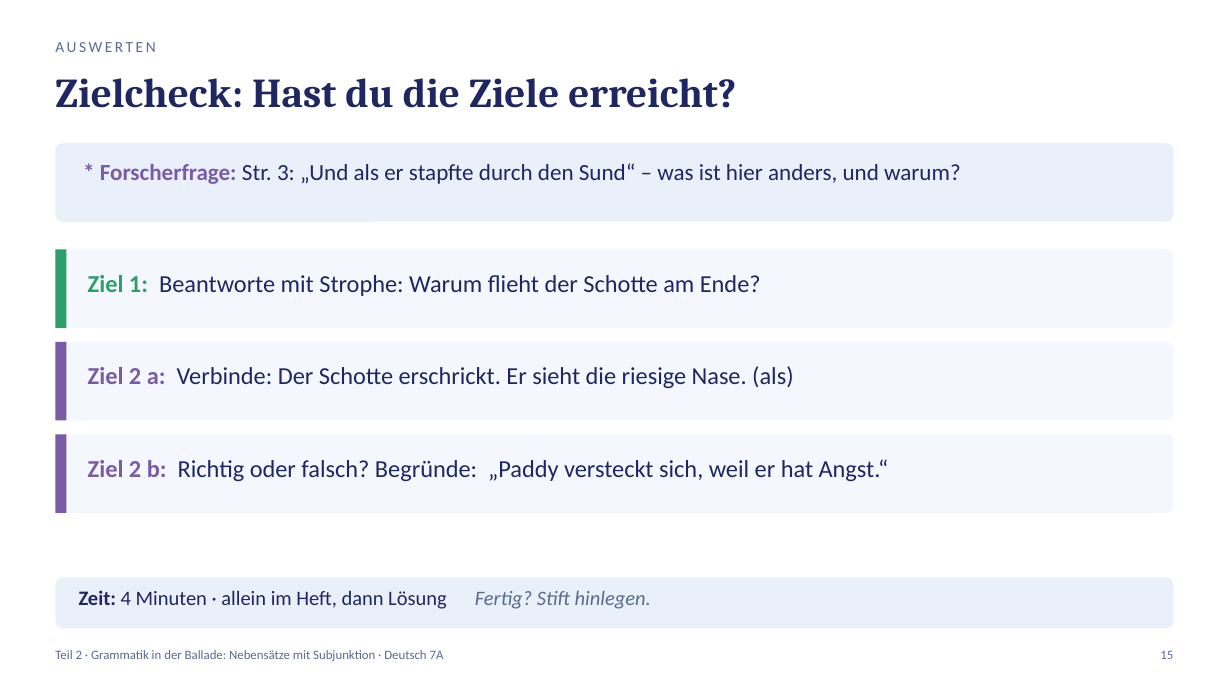
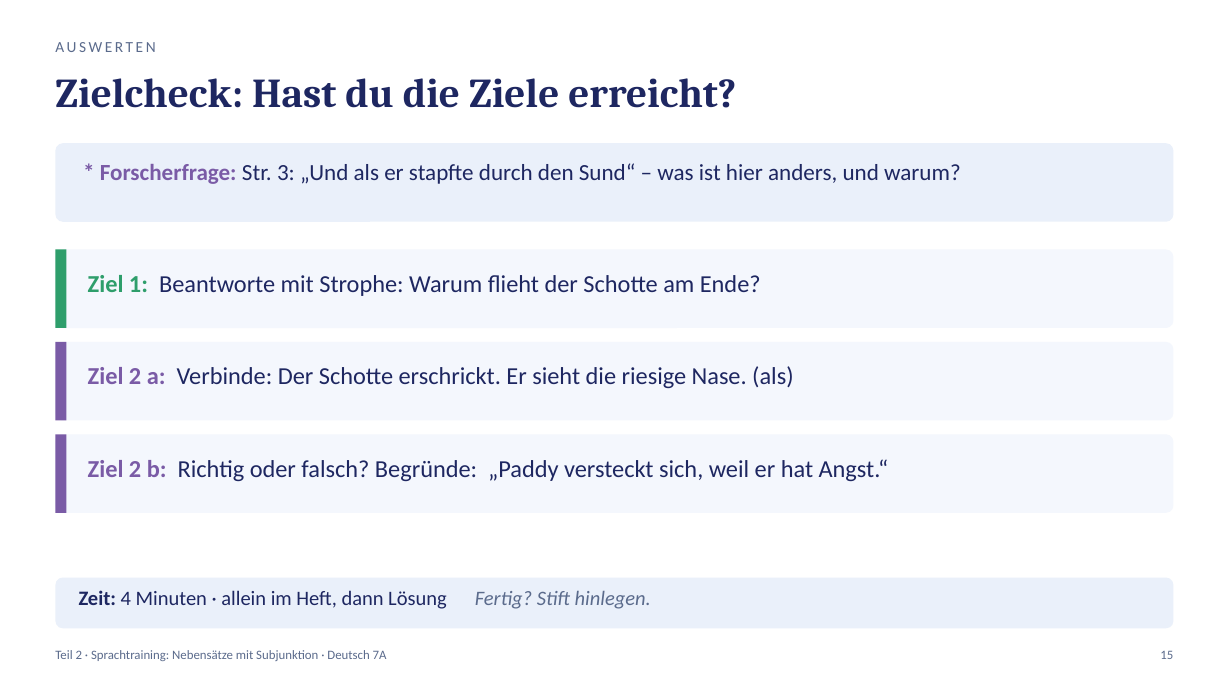
Before and after one commit to golzkonstantin-gif/Schule, a slide deck: slide 15 of Deutsch_7A/Balladen/Woche2/Mittwoch_04-11_Deutsch_7A.pptx. Drawn at 1232x693 pixels with LibreOffice and Linux fonts; fonts in the diff are those of the drawing. Boxes give left, top, right and bottom in pixels: in the first picture for what was removed or moved away, otherwise in the second. Text is boxed around its words. In the diff, an @@ line names an element or a change of style, - is before the commit and + after.

```diff
--- a/Deutsch_7A/Balladen/Woche2/Mittwoch_04-11_Deutsch_7A.pptx
+++ b/Deutsch_7A/Balladen/Woche2/Mittwoch_04-11_Deutsch_7A.pptx
@@ text at [55,650,387,661]: text changed @@
-Teil 2 · Grammatik in der Ballade: Nebensätze mit Subjunktion · Deutsch 7A
+Teil 2 · Sprachtraining: Nebensätze mit Subjunktion · Deutsch 7A
```
Also in this commit, not shown: 10 other slides changed, 10 other files.
